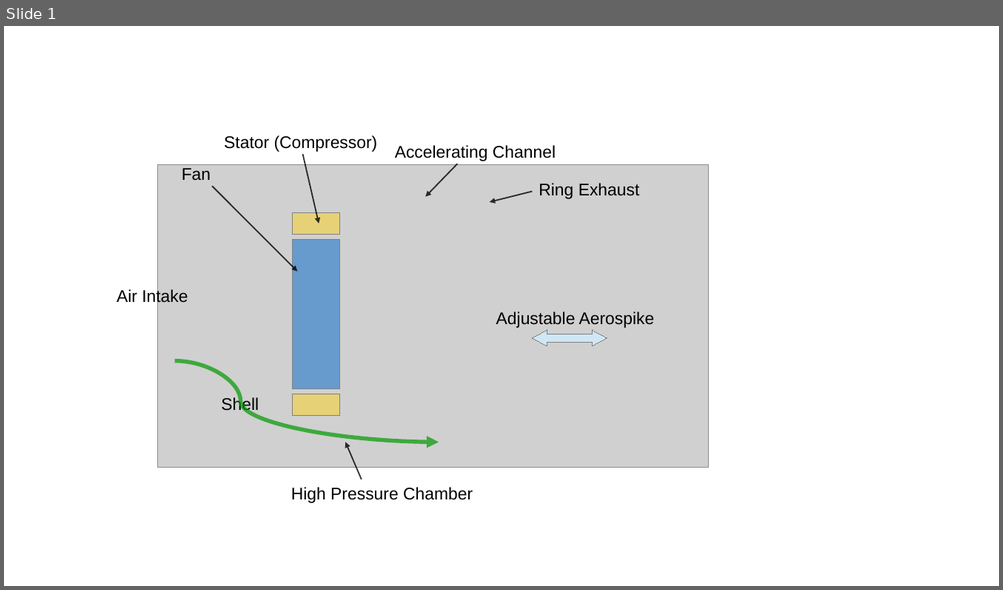
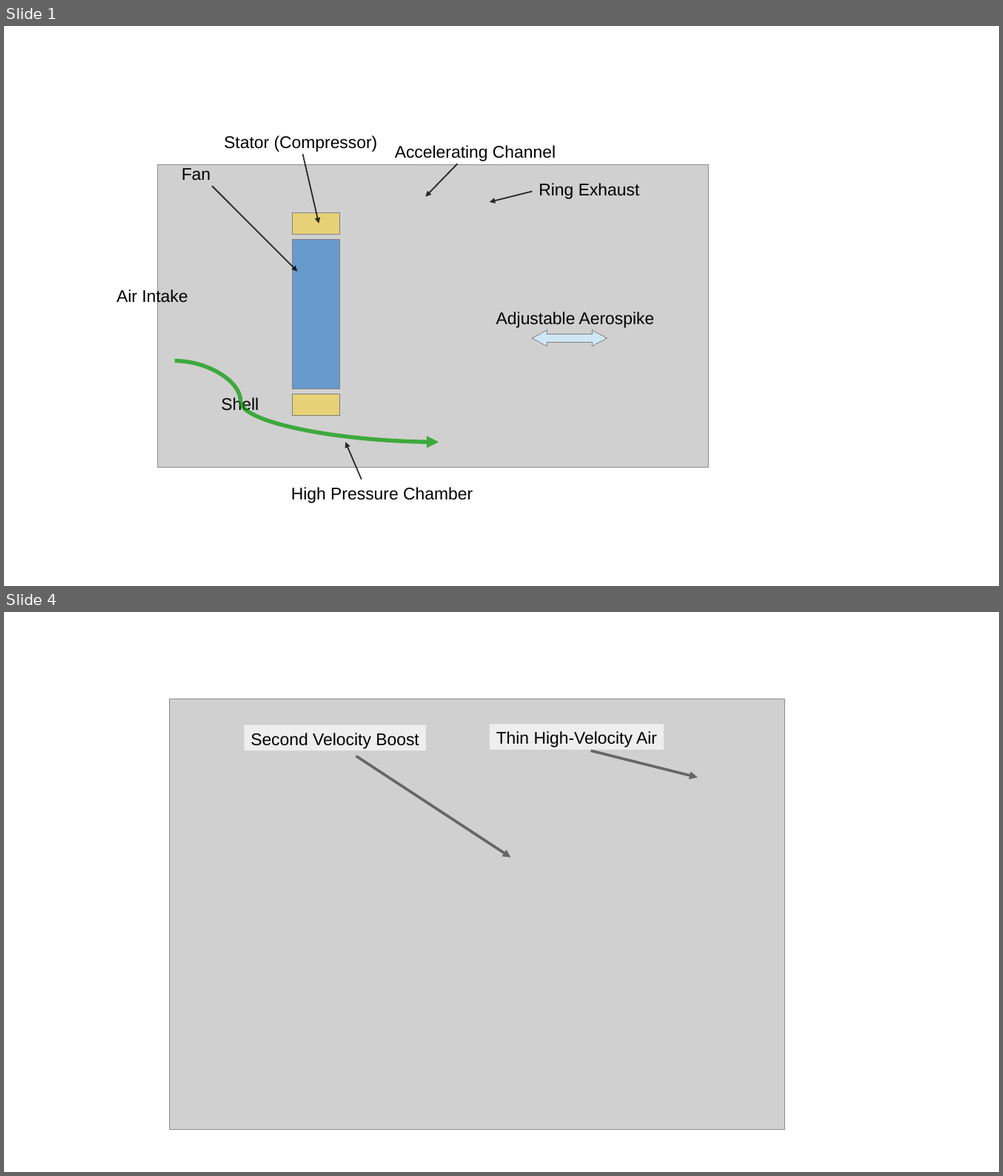
Before and after one commit to majianjia/aerospikes-fan, a slide deck: figures/figures.odp. Shown one above the other, each under a label of ours: slide 1 before the commit, slides 1 and 4 after it; the slides between them are not shown. The pictures are 1003x590 and 1003x1176 pixels, drawn with LibreOffice and Linux fonts; fonts in the diff are those of the drawing; grey boxes stand for pictures. Boxes give left, top, right and bottom in pixels: in the first picture for what was removed or moved away, otherwise in the second. Text is boxed around its words. In the diff, an @@ line names an element or a change of style, - is before the commit and + after.

```diff
--- a/figures/figures.odp
+++ b/figures/figures.odp
@@ slide 4 added at box(4, 612, 999, 1172), background #FFFFFF @@
@@ picture added at box(169, 699, 784, 1129) @@
@@ rectangle added at box(244, 725, 426, 751), fill #EEEEEE, 18 pt, text #000000 @@
+Second Velocity Boost
@@ rectangle added at box(489, 724, 663, 750), fill #EEEEEE, 18 pt, text #000000 @@
+Thin High-Velocity Air
@@ arrow added from (356, 756) to (510, 857), #666666 2.83 pt @@
@@ arrow added from (590, 751) to (697, 777), #666666 2.83 pt @@
```
Also in this commit, not shown: 3 other slides added, 13 other files.
